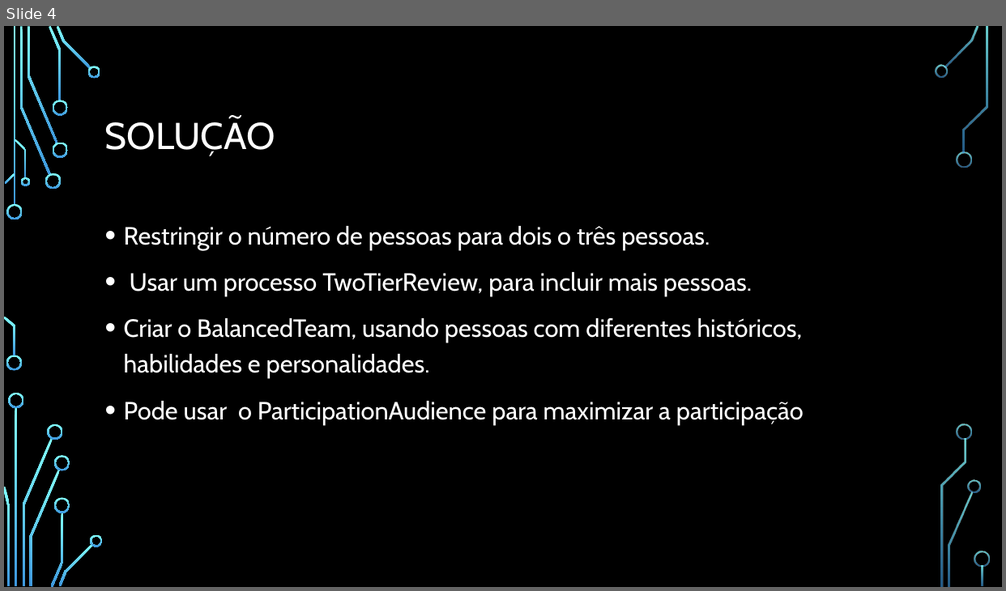
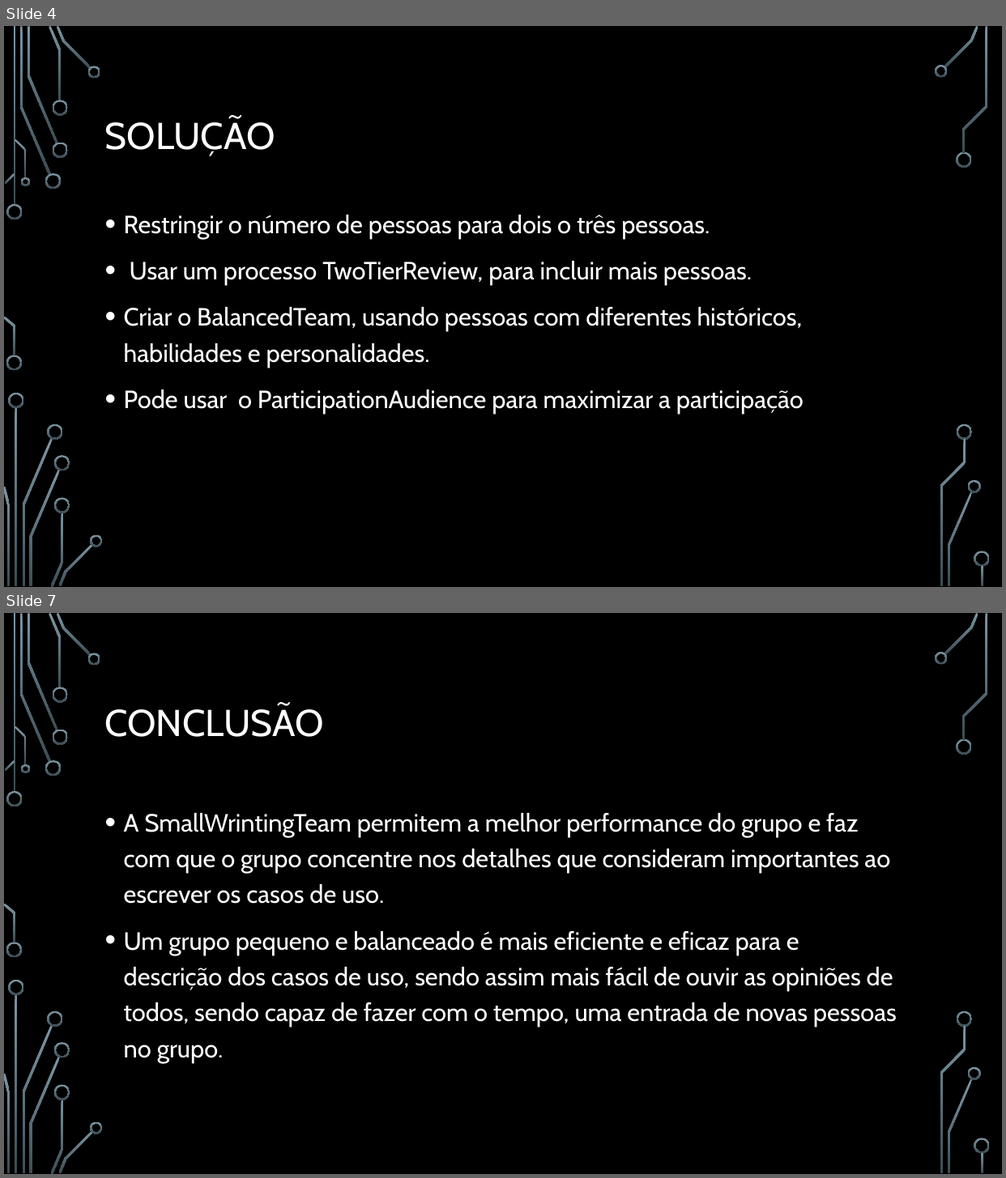
Before and after one commit to VPG6700/IPG-Engenharia-de-Software-II, a slide deck: Resumo-Padrões/SmallWritingTeam.pptx. Shown one above the other, each under a label of ours: slide 4 before the commit, slides 4 and 7 after it; the slides between them are not shown. The pictures are 1006x591 and 1006x1178 pixels, drawn with LibreOffice and Linux fonts; fonts in the diff are those of the drawing; background and template pictures are left out. Boxes give left, top, right and bottom in pixels: in the first picture for what was removed or moved away, otherwise in the second. Text is boxed around its words. In the diff, an @@ line names an element or a change of style, - is before the commit and + after.

```diff
--- a/Resumo-Padrões/SmallWritingTeam.pptx
+++ b/Resumo-Padrões/SmallWritingTeam.pptx
@@ slide 7 added at [4, 613, 1002, 1174], background picture (left out); not listed: 36 template elements that a slide beside it also shows @@
@@ title added at [105, 705, 324, 737], 36 pt, text #FFFFFF @@
+CONCLUSÃO
@@ text added at [124, 813, 897, 1063], 24 pt, text #FFFFFF @@
+• A SmallWrintingTeam permitem a melhor performance do grupo e faz com que o grupo concentre nos detalhes que consideram importantes ao escrever os casos de uso.
+• Um grupo pequeno e balanceado é mais eficiente e eficaz para e descrição dos casos de uso, sendo assim mais fácil de ouvir as opiniões de todos, sendo capaz de fazer com o tempo, uma entrada de novas pessoas no grupo.
@@ slide 4 changed as well @@
@@ fill gradient #82FFFF to #3D97DE to gradient #7C96A3 to #3B4C54 in 36 elements at [7, 204, 23, 220], [6, 356, 22, 371], [20, 27, 50, 175], [45, 173, 61, 189], [27, 27, 57, 143], [49, 26, 62, 101], [52, 142, 68, 158], [52, 100, 68, 116], [57, 26, 91, 70], [88, 66, 101, 78], [5, 173, 15, 184], [4, 317, 15, 356], [15, 139, 27, 178], [20, 177, 29, 186], [15, 408, 18, 587], [22, 438, 52, 586], [9, 393, 24, 408], [4, 486, 9, 586], [48, 425, 63, 440], [29, 470, 60, 587], [50, 513, 63, 587], [54, 456, 70, 472], [54, 497, 70, 514], [58, 544, 93, 587], [90, 535, 103, 547], [944, 26, 978, 68], [935, 65, 948, 78], [957, 152, 972, 168], [948, 493, 973, 587], [968, 480, 981, 493], [963, 27, 987, 153], [957, 425, 973, 440], [940, 439, 966, 587], [974, 552, 990, 567], [982, 565, 984, 587], [13, 27, 15, 206] @@
@@ text "Restringir o número de pessoas ...": place and size @@
-text "Restringir o número de pessoas ..." at [124, 226, 803, 425]
+text "Restringir o número de pessoas ..." at [124, 215, 803, 414]
```
Also in this commit, not shown: 2 other slides changed, 3 other slides added, 1 slide removed.
